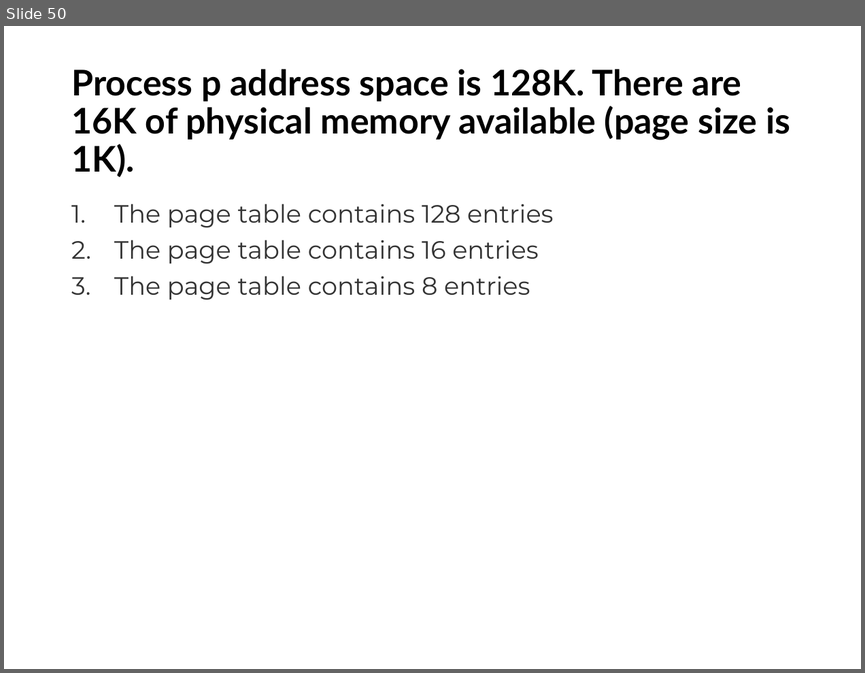
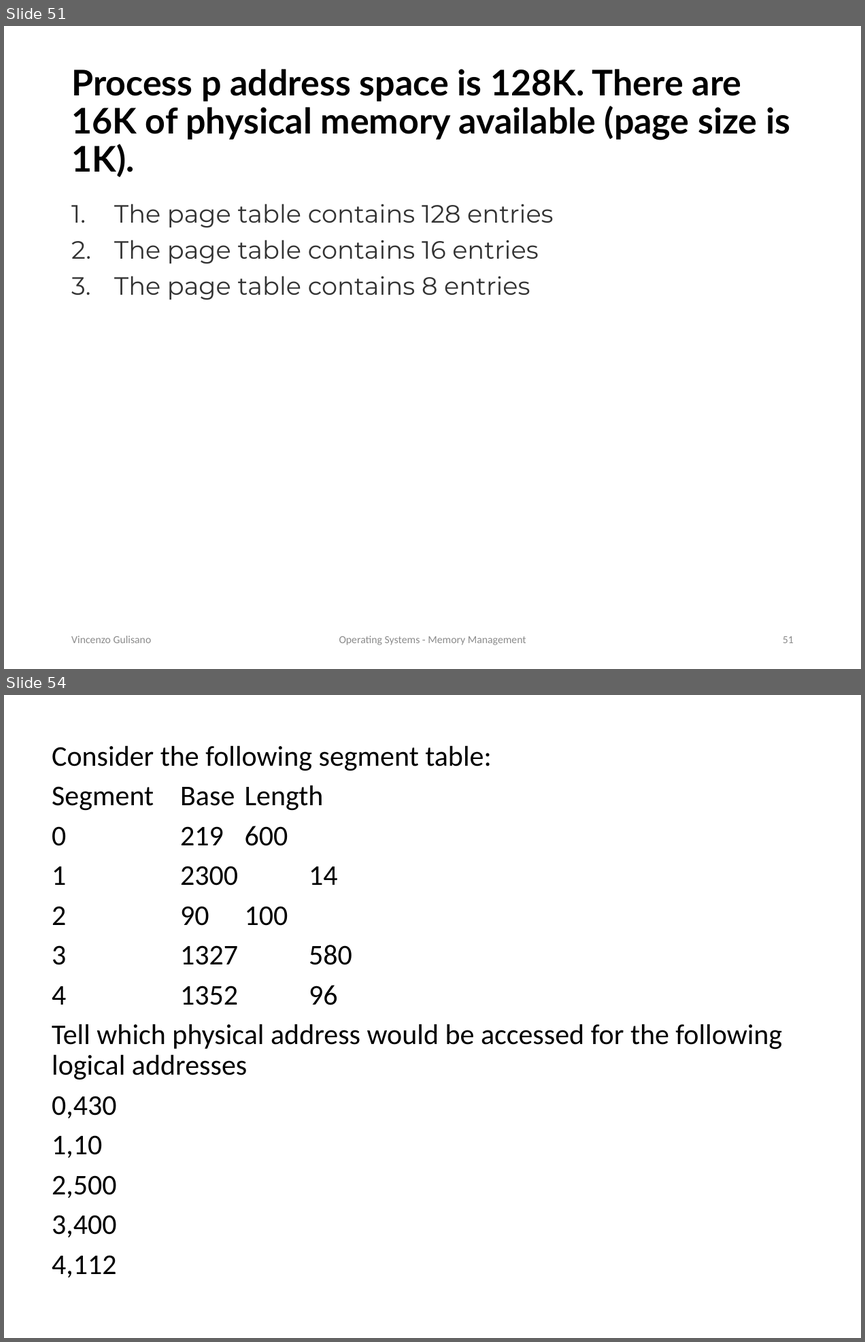
Before and after one commit to vincenzo-gulisano/os_material, a slide deck: slides/memory_management.pptx. Shown one above the other, each under a label of ours: slide 50 before the commit, slides 51 and 54 after it; the slides between them are not shown. The pictures are 865x673 and 865x1342 pixels, drawn with LibreOffice and Linux fonts; fonts in the diff are those of the drawing. Boxes give left, top, right and bottom in pixels: in the first picture for what was removed or moved away, otherwise in the second. Text is boxed around its words. In the diff, an @@ line names an element or a change of style, - is before the commit and + after.

Commit message:
changed logo, moved exercises, updated overview for lecture on memory management

```diff
--- a/slides/memory_management.pptx
+++ b/slides/memory_management.pptx
@@ slide 54 added at (4, 695, 861, 1338), background #FFFFFF @@
@@ text added at (52, 745, 782, 1277), 24 pt, text #000000 @@
+Consider the following segment table:
+Segment Base Length
+0 219 600
+1 2300 14
+2 90 100
+3 1327 580
+4 1352 96
+Tell which physical address would be accessed for the following logical addresses
+0,430
+1,10
+2,500
+3,400
+4,112
@@ what was slide 50 is now slide 51 @@
@@ slide 51 changed as well @@
@@ text added at (71, 635, 152, 643), 9 pt, text #8C8C8C @@
+Vincenzo Gulisano
@@ text added at (339, 635, 526, 645), 9 pt, text #8C8C8C @@
+Operating Systems - Memory Management
@@ page number added at (783, 636, 793, 643), 9 pt, text #8C8C8C @@
+51
```
Also in this commit, not shown: 49 other slides changed, 3 other slides added, 2 other files.
